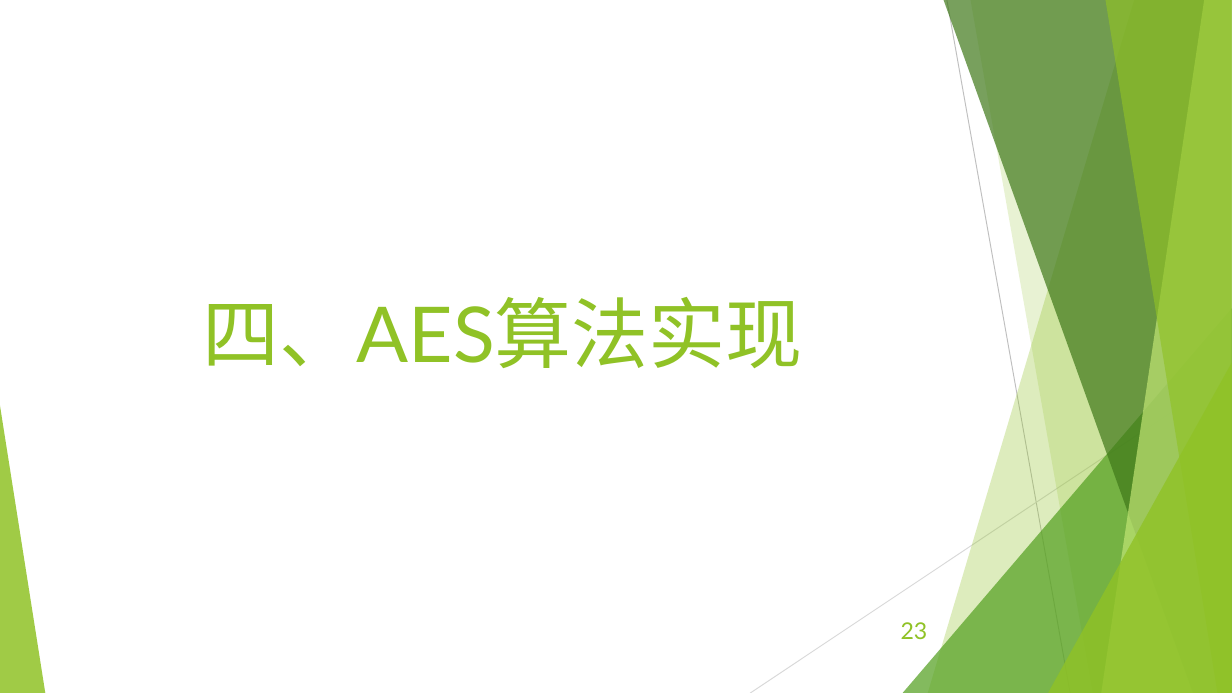
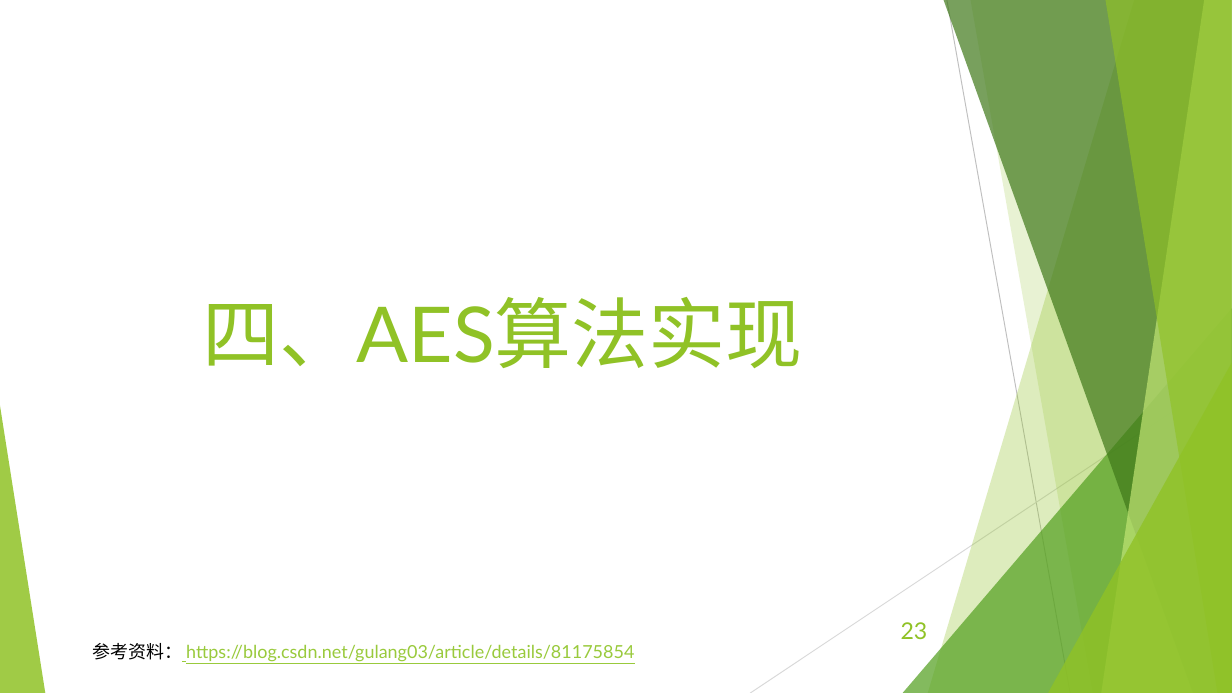
Before and after one commit to EECodingPresentation/project2, a slide deck: slide 23 of 展示报告.pptx. Drawn at 1232x693 pixels with LibreOffice and Linux fonts; fonts in the diff are those of the drawing. Boxes give left, top, right and bottom in pixels: in the first picture for what was removed or moved away, otherwise in the second. Text is boxed around its words. In the diff, an @@ line names an element or a change of style, - is before the commit and + after.

```diff
--- a/展示报告.pptx
+++ b/展示报告.pptx
@@ text added at (92,643,634,662), 14 pt, text #99CA3C, underline @@
+参考资料： https://blog.csdn.net/gulang03/article/details/81175854
```
Also in this commit, not shown: 6 slides added, 1 slide removed, 12 other files.
